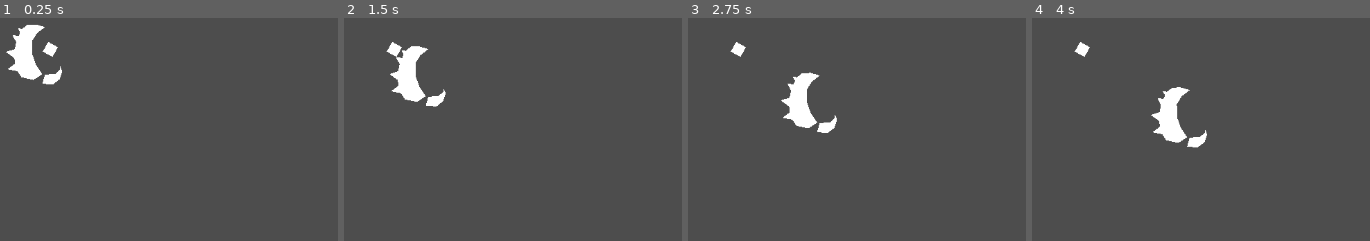
Above: before the commit, frames 1-4 (left to right).
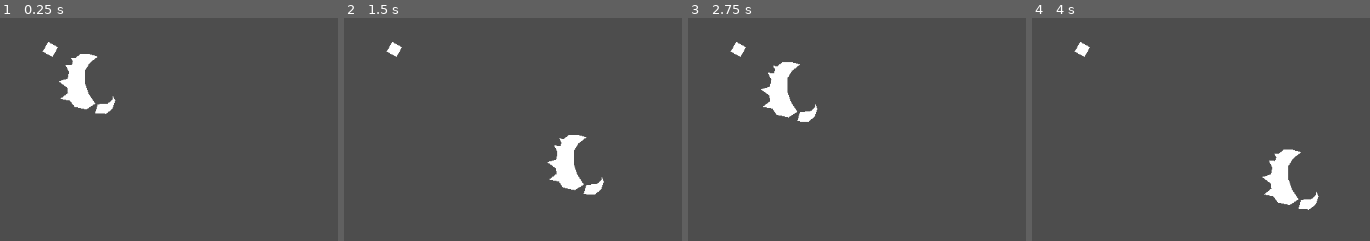
Above: after the commit, the same moments.

Repository: faubes/ArcadeJam2023
Game: Godot game, scene res://scenes/level/TestLevel.tscn
Two runs of this game, one before a commit and one after it. Both use one fixed random seed, a clock stepped at 60 frames per second and the inputs below. This scene is started directly instead of the project's main scene.
Inputs:
- Up to frame 1 (0.25 s): no input
- Up to frame 2 (1.5 s): tap Enter at 0.5 s; hold Up (MenuUp) 0.53-1.28 s; hold A (FireHand) 0.53-1.28 s; hold Down (MenuDown) from 1.28 s (still down); tap A (FireHand) at 1.35 s
- Up to frame 3 (2.75 s): release Down (MenuDown) at 2.03 s; hold Up (MenuUp) from 2.03 s (still down); hold Ctrl (ReelIn) from 2.03 s (still down); tap A (FireHand) at 2.3 s
- Up to frame 4 (4 s): release Ctrl (ReelIn) at 2.78 s; tap Space (SelectButton) at 2.85 s; tap A (FireHand) at 3.05, 3.8 s; release Up (MenuUp) at 3.53 s; hold Down (MenuDown) from 3.53 s (still down); hold Right (TiltClockwise) from 3.53 s (still down)

The runs differ from the first frame. In frame 1, 3.6% of the frame differs, in the area x 1-35%, y 3-44%; in frame 2, 3.6%, in the area x 13-77%, y 12-80%; in frame 3, 2.9%; in frame 4, 3.6%.

Commit message:
Tweaks to arm logic in player

Diff:
--- a/game/scenes/player/Player.gd
+++ b/game/scenes/player/Player.gd
@@ -4,7 +4,6 @@
 @onready var claw = $GrooveJoint2D/Claw
 
 @export var min_range = 100
-@export var max_range = 200
 @export var speed = 20
 
 
@@ -17,7 +16,7 @@
 
 # Called when the node enters the scene tree for the first time.
 func _ready():
-	pass # Replace with function body.
+	claw.global_position = self.global_position + min_range * Vector2.RIGHT
 
 func set_arm_state(new_state : arm_state):
 	if current_arm_state == new_state:
@@ -29,12 +28,15 @@
 func _process(_delta):
 	match current_arm_state:
 		arm_state.extending:
-			if claw.global_position.distance_to(self.global_position) > max_range:
-				claw.apply_impulse(Vector2(0,-250))
+			if claw.global_position.distance_to(self.global_position) > groove_joint_2d.length * 0.9:
+				claw.linear_velocity = Vector2.ZERO
+				claw.apply_impulse(Vector2(0,-1050))
 				set_arm_state(arm_state.retracting)
 		arm_state.retracting:
 			if claw.global_position.distance_to(self.global_position) < min_range:
 				set_arm_state(arm_state.retracted)
+				claw.linear_velocity = Vector2.ZERO
+
 
 func _input(event):
 	if event.device != player_id:
@@ -51,5 +53,6 @@
 
 			if event.is_action_pressed("FireHand"):
 				print("retracted")
-				claw.apply_impulse(Vector2(0,150))
+				claw.linear_velocity = Vector2.ZERO
+				claw.apply_impulse(Vector2(0,550))
 				set_arm_state(arm_state.extending)
--- a/game/scenes/player/Player.tscn
+++ b/game/scenes/player/Player.tscn
@@ -12,7 +12,7 @@
 node_a = NodePath("..")
 node_b = NodePath("Claw")
 bias = 0.5
-length = 300.0
+length = 500.0
 initial_offset = 1.0
 
 [node name="Claw" parent="GrooveJoint2D" instance=ExtResource("2_576ku")]
Not shown: 1 places in game/scenes/test/MultiControllers.tscn that only renumber resources
